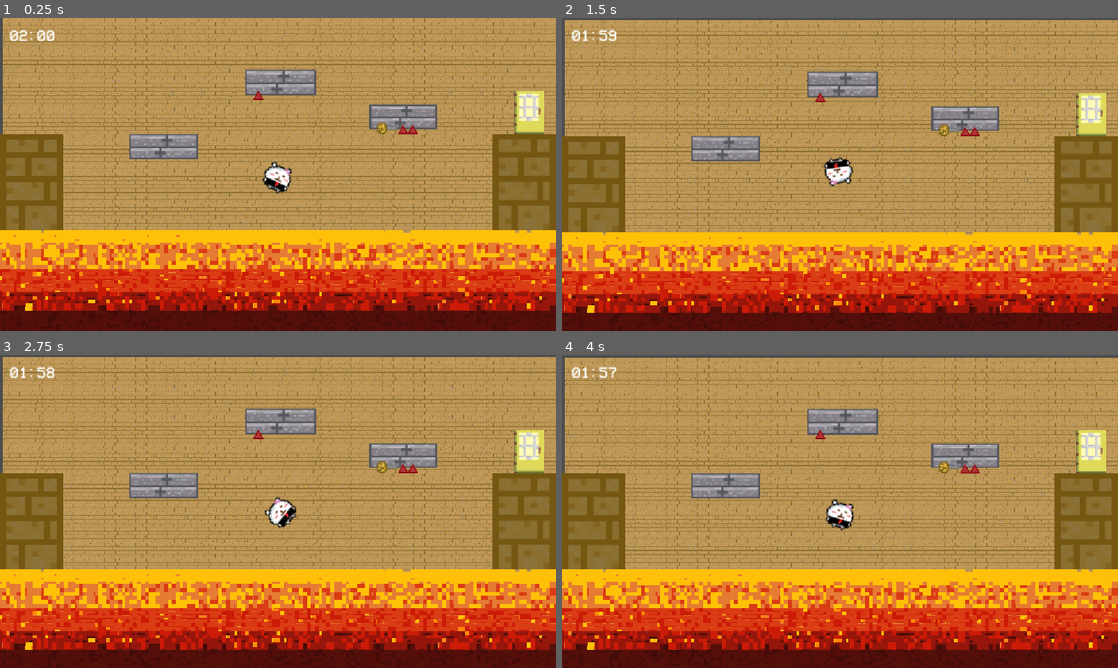
Above: before the commit, frames 1-4 (two rows, left to right).
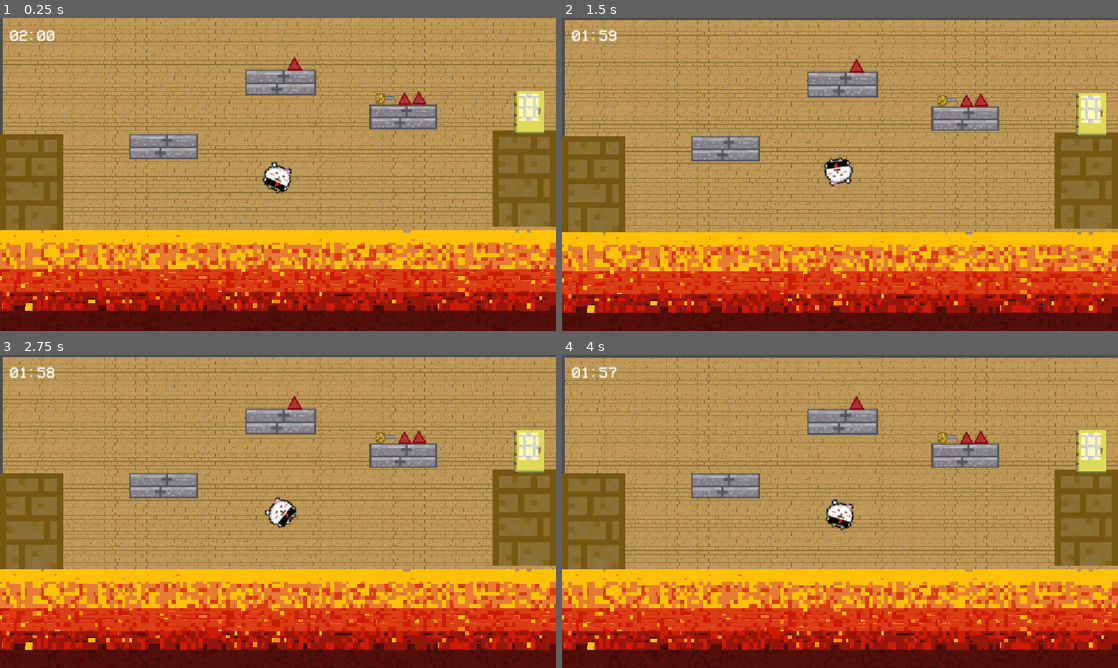
Above: after the commit, the same moments.

Repository: joannee0812/the-floor-is-lava
Game: Godot game, scene res://main.tscn
Two runs of this game, one before a commit and one after it. Both use one fixed random seed, a clock stepped at 60 frames per second and the inputs below.
Inputs (mouse positions are in pixels of both pictures, inside the frame that each line leads up to):
- Up to frame 1 (0.25 s): no input
- Up to frame 2 (1.5 s): tap Enter (ui_accept) at 0.5, 0.77 s; move the mouse to (834, 168) at 0.52 s; hold Right (ui_right) from 0.53 s (still down); click (834, 168) at 0.67 s; move the mouse to (728, 190) at 1.27 s
- Up to frame 3 (2.75 s): tap Enter (ui_accept) at 1.52, 2 s; move the mouse to (333, 442) at 2.02 s; release Right (ui_right) at 2.03 s; hold Left (ui_left) from 2.03 s (still down)
- Up to frame 4 (4 s): move the mouse to (812, 574) at 2.77 s; release Left (ui_left) at 2.78 s; hold Right (ui_right) from 2.78 s (still down); click (812, 574) at 2.92 s; tap Enter (ui_accept) at 3.02, 3.5, 3.77 s; move the mouse to (1006, 558) at 3.52 s

The runs differ from the first frame. In frame 1, 1.0% of the frame differs, in the area x 45-100%, y 12-68%; in frame 2, 1.0%; in frame 3, 1.0%, in the area x 45-100%, y 13-69%; in frame 4, 1.0%.

Commit message:
Added collision bodies around most things
@joannee0812 @rubycheng0113 rebase from here by pulling origin

Diff:
--- a/main.tscn
+++ b/main.tscn
@@ -757,7 +757,35 @@
 sources/2 = SubResource("TileSetAtlasSource_4c57u")
 
 [sub_resource type="RectangleShape2D" id="RectangleShape2D_5cnf4"]
-size = Vector2(76, 66)
+size = Vector2(133, 201)
+
+[sub_resource type="RectangleShape2D" id="RectangleShape2D_ve7ef"]
+size = Vector2(149, 55)
+
+[sub_resource type="RectangleShape2D" id="RectangleShape2D_wyxgw"]
+size = Vector2(63.59169, 31.333334)
+
+[sub_resource type="RectangleShape2D" id="RectangleShape2D_2g37w"]
+size = Vector2(63.750877, 31.960785)
+
+[sub_resource type="RectangleShape2D" id="RectangleShape2D_lrwe8"]
+
+[sub_resource type="RectangleShape2D" id="RectangleShape2D_ci6nl"]
+size = Vector2(76.98328, 127.35678)
+
+[sub_resource type="RectangleShape2D" id="RectangleShape2D_g36yi"]
+size = Vector2(90.02202, 119.46669)
+
+[sub_resource type="RectangleShape2D" id="RectangleShape2D_xu6bv"]
+size = Vector2(35.409386, 48.555367)
+
+[sub_resource type="RectangleShape2D" id="RectangleShape2D_a6d3c"]
+size = Vector2(15, 26.5)
+
+[sub_resource type="RectangleShape2D" id="RectangleShape2D_y1vy4"]
+size = Vector2(18, 22)
+
+[sub_resource type="RectangleShape2D" id="RectangleShape2D_kaqei"]
 
 [node name="Node" type="Node" unique_id=493332175]
 
@@ -770,21 +798,6 @@
 texture = ExtResource("5_7mycd")
 stretch_mode = 1
 
-[node name="Sprite2D" type="Sprite2D" parent="TextureRect" unique_id=119420697]
-position = Vector2(333.00003, 238.99998)
-scale = Vector2(2.2578125, 1.6406251)
-texture = ExtResource("2_4c57u")
-
-[node name="Sprite2D2" type="Sprite2D" parent="TextureRect" unique_id=567288134]
-position = Vector2(829.75, 178)
-scale = Vector2(2.1953127, 1.5937501)
-texture = ExtResource("2_4c57u")
-
-[node name="Sprite2D3" type="Sprite2D" parent="TextureRect" unique_id=1901781181]
-position = Vector2(575, 106)
-scale = Vector2(2.3203125, 1.6718751)
-texture = ExtResource("2_4c57u")
-
 [node name="Player" type="CharacterBody2D" parent="." unique_id=562442581]
 position = Vector2(-450, -200)
 script = ExtResource("1_ig7tw")
@@ -808,41 +821,134 @@
 script = ExtResource("5_kek77")
 
 [node name="CollisionShape2D" type="CollisionShape2D" parent="VectorCreator" unique_id=402620051]
-position = Vector2(-17, -11)
+z_index = 2
+position = Vector2(506.5, 16.5)
 shape = SubResource("RectangleShape2D_5cnf4")
 
-[node name="Sprite2D4" type="Sprite2D" parent="." unique_id=1717557816]
+[node name="platformB" type="StaticBody2D" parent="." unique_id=1482568288]
+position = Vector2(-570, -322)
+
+[node name="CollisionShape2D" type="CollisionShape2D" parent="platformB" unique_id=1573765409]
+z_index = 2
+position = Vector2(575.5, 133.5)
+shape = SubResource("RectangleShape2D_ve7ef")
+
+[node name="Sprite2D3" type="Sprite2D" parent="platformB" unique_id=1901781181]
+position = Vector2(575, 106)
+scale = Vector2(2.3203125, 1.6718751)
+texture = ExtResource("2_4c57u")
+
+[node name="platformA" type="StaticBody2D" parent="." unique_id=657825307]
+position = Vector2(-236.99997, -83.000015)
+scale = Vector2(2.2578125, 1.6406251)
+
+[node name="Sprite2D" type="Sprite2D" parent="platformA" unique_id=119420697]
+scale = Vector2(0.99999994, 0.99999994)
+texture = ExtResource("2_4c57u")
+
+[node name="CollisionShape2D" type="CollisionShape2D" parent="platformA" unique_id=1720698819]
+position = Vector2(-0.34949493, 16.028572)
+scale = Vector2(0.9999999, 0.9999998)
+shape = SubResource("RectangleShape2D_wyxgw")
+
+[node name="platformC" type="StaticBody2D" parent="." unique_id=1796617866]
+position = Vector2(259.75, -144)
+scale = Vector2(2.1953127, 1.5937501)
+
+[node name="Sprite2D2" type="Sprite2D" parent="platformC" unique_id=567288134]
+scale = Vector2(0.9999999, 0.99999994)
+texture = ExtResource("2_4c57u")
+
+[node name="CollisionShape2D" type="CollisionShape2D" parent="platformC" unique_id=1837111046]
+position = Vector2(0.124557495, 16.019608)
+scale = Vector2(0.9999998, 0.9999998)
+shape = SubResource("RectangleShape2D_2g37w")
+
+[node name="Wall1" type="StaticBody2D" parent="." unique_id=452102963]
+position = Vector2(282, -90)
+
+[node name="Sprite2D4" type="Sprite2D" parent="Wall1" unique_id=1717557816]
+position = Vector2(-832, 107)
+scale = Vector2(1.6367189, 1.5546875)
+texture = ExtResource("6_272bh")
+
+[node name="CollisionShape2D" type="CollisionShape2D" parent="Wall1" unique_id=1021786979]
+shape = SubResource("RectangleShape2D_lrwe8")
+
+[node name="Wall2" type="StaticBody2D" parent="." unique_id=1824920253]
 position = Vector2(-550, 17)
 scale = Vector2(1.6367189, 1.5546875)
+
+[node name="Sprite2D5" type="Sprite2D" parent="Wall2" unique_id=259163802]
+position = Vector2(623.809, -3.8592968)
+scale = Vector2(1.0059664, 1)
 texture = ExtResource("6_272bh")
 
-[node name="Sprite2D5" type="Sprite2D" parent="." unique_id=259163802]
-position = Vector2(470.625, 16)
-scale = Vector2(1.6464843, 1.5546875)
-texture = ExtResource("6_272bh")
-
-[node name="Sprite2D6" type="Sprite2D" parent="." unique_id=1369010424]
-position = Vector2(517.00006, -127)
+[node name="CollisionShape2D" type="CollisionShape2D" parent="Wall2" unique_id=1761619368]
+position = Vector2(24.439148, -1.9296484)
+shape = SubResource("RectangleShape2D_ci6nl")
+
+[node name="StaticBody2D3" type="StaticBody2D" parent="." unique_id=1671206809]
+position = Vector2(517, -126.999985)
 scale = Vector2(0.7109375, 0.703125)
+
+[node name="Sprite2D6" type="Sprite2D" parent="StaticBody2D3" unique_id=1369010424]
+position = Vector2(0.00012207031, -1.5258789e-05)
 texture = ExtResource("7_5vw27")
 
-[node name="Sprite2D7" type="Sprite2D" parent="." unique_id=1681603760]
+[node name="CollisionShape2D" type="CollisionShape2D" parent="StaticBody2D3" unique_id=1499620673]
+position = Vector2(7.032959, -1.4222412)
+shape = SubResource("RectangleShape2D_g36yi")
+
+[node name="Key" type="StaticBody2D" parent="." unique_id=2137702570]
 position = Vector2(222.00002, -82.99999)
 rotation = 1.5720551
 scale = Vector2(1.0625, 1)
+
+[node name="Sprite2D7" type="Sprite2D" parent="Key" unique_id=1681603760]
+position = Vector2(-57.40699, 4.076797)
 texture = ExtResource("8_5vw27")
 
-[node name="Sprite2D" type="Sprite2D" parent="." unique_id=1812509741]
+[node name="CollisionShape2D" type="CollisionShape2D" parent="Key" unique_id=576255510]
+position = Vector2(-73.40104, -1.6354218)
+shape = SubResource("RectangleShape2D_xu6bv")
+
+[node name="Spike1" type="StaticBody2D" parent="." unique_id=1855460622]
 position = Vector2(-18, -161)
+
+[node name="Sprite2D" type="Sprite2D" parent="Spike1" unique_id=1812509741]
+position = Vector2(85.00001, -65)
+scale = Vector2(1.44, 1.5266666)
 texture = ExtResource("9_efxa6")
 
-[node name="Sprite2D2" type="Sprite2D" parent="." unique_id=298462799]
-position = Vector2(302, -90)
+[node name="CollisionShape2D" type="CollisionShape2D" parent="Spike1" unique_id=1625809087]
+position = Vector2(51.5, -66.75)
+shape = SubResource("RectangleShape2D_a6d3c")
+
+[node name="Spike3" type="StaticBody2D" parent="." unique_id=1775863183]
+position = Vector2(337, -149)
+
+[node name="Sprite2D2" type="Sprite2D" parent="Spike3" unique_id=298462799]
+position = Vector2(-12.999996, -6.000002)
+scale = Vector2(1.4066666, 1.4)
 texture = ExtResource("9_efxa6")
 
-[node name="Sprite2D3" type="Sprite2D" parent="." unique_id=1720459771]
-position = Vector2(282, -90)
+[node name="CollisionShape2D" type="CollisionShape2D" parent="Spike3" unique_id=421331695]
+z_index = 2
+position = Vector2(-72, -6)
+shape = SubResource("RectangleShape2D_y1vy4")
+
+[node name="Spike2" type="StaticBody2D" parent="." unique_id=776624281]
+position = Vector2(283, -89)
+
+[node name="Sprite2D3" type="Sprite2D" parent="Spike2" unique_id=1720459771]
+position = Vector2(10, -65)
+scale = Vector2(1.3466667, 1.34)
 texture = ExtResource("9_efxa6")
+
+[node name="CollisionShape2D" type="CollisionShape2D" parent="Spike2" unique_id=955384282]
+position = Vector2(9, -65)
+shape = SubResource("RectangleShape2D_kaqei")
 
 [node name="CanvasLayer" type="CanvasLayer" parent="." unique_id=136580946]
 layer = 100
